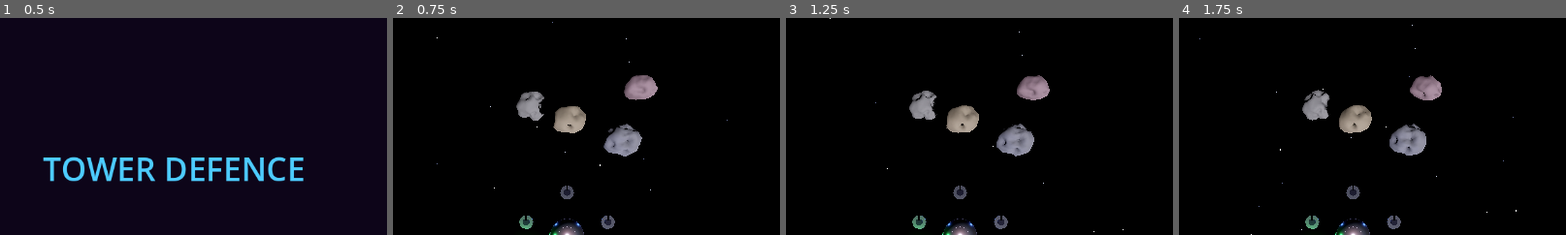
Above: before the commit, frames 1-4 (left to right).
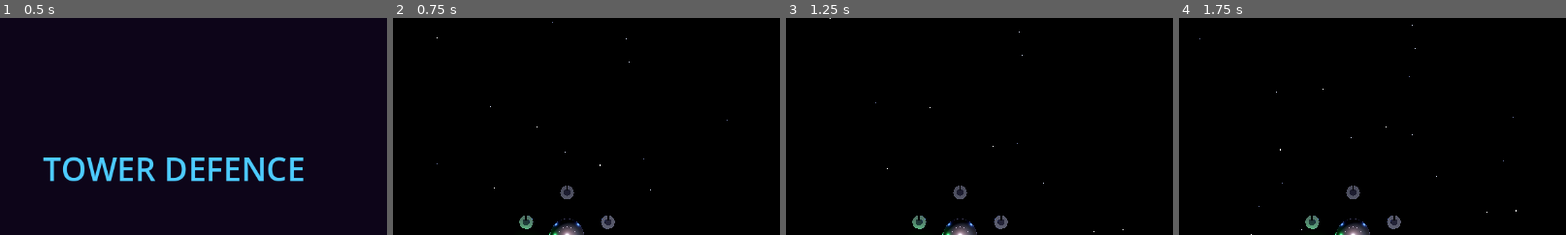
Above: after the commit, the same moments.

Repository: rgjhawkins/towerdefence
Game: Godot game, scene res://main_menu.tscn
Two runs of this game, one before a commit and one after it. Both use one fixed random seed, a clock stepped at 60 frames per second and the inputs below.
Inputs (mouse positions are % of the whole screen's width and height, from its top left):
- Up to frame 1 (0.5 s): no input
- Up to frame 2 (0.75 s): click "Start Game" at 0.5 s
- Up to frame 3 (1.25 s): no input
- Up to frame 4 (1.75 s): move the mouse to (72, 45) at 1.27 s; hold D from 1.28 s (still down); click (72, 45) at 1.42 s
The pictures show only the part of the screen within x 28-77%, y 0-50%; the shares and areas given below are measured in that part.

Frame 1 is identical in both runs. In frame 2, 3.4% of the frame differs, in the area x 31-69%, y 26-64%; in frame 3, 3.4%; in frame 4, 3.4%.
Error after the commit: Parse Error: Cannot infer the type of "entry" variable because the value doesn't have a set type. (res://asteroid_field.gd:40)

Commit message:
Add medium and small asteroid tiers, pick randomly from 90-variant pool
Generates 30 medium (radius 1.2) and 30 small (radius 0.6) asteroid GLBs
alongside the existing 30 large (radius 2.0). AsteroidField now builds a
flat pool of [path, radius] from all 90 variants and uses per-asteroid radii
for mesh scale, trimesh collision, hole marker placement, and non-overlap
separation checks.

Co-Authored-By: Claude Sonnet 4.6 <noreply@anthropic.com>

Diff:
--- a/asteroid_field.gd
+++ b/asteroid_field.gd
@@ -1,12 +1,13 @@
 class_name AsteroidField
 extends Node3D
 
-const ASTEROID_RADIUS  := 2.0
-const NUM_ASTEROIDS    := 5
-const NUM_HOLES        := 3
-const NUM_VARIANTS     := 30
-const CLUSTER_SPREAD   := 10.0   # Search radius around the cluster centre
-const MIN_SEPARATION   := ASTEROID_RADIUS * 2.8   # ~5.6 units — prevents visual overlap
+const NUM_ASTEROIDS  := 5
+const NUM_HOLES      := 3
+const CLUSTER_SPREAD := 10.0
+const CLUSTER_CENTRE := Vector3(0.0, 1.5, -18.0)
+
+# Full pool of [path, radius] — 30 large + 30 medium + 30 small = 90 variants
+var _pool: Array = []
 
 # Per-asteroid state
 var _bodies:        Array[StaticBody3D] = []
@@ -15,59 +16,69 @@
 var _hole_markers:  Array[Node3D]       = []
 var _holes_by_body: Dictionary          = {}  # StaticBody3D → Array[Node3D]
 
-const CLUSTER_CENTRE := Vector3(0.0, 1.5, -18.0)
-
 
 func _ready() -> void:
 	add_to_group("asteroid_fields")
+	_build_pool()
 	_spawn_cluster()
+
+
+func _build_pool() -> void:
+	for i in 30:
+		_pool.append(["res://assets/asteroids/asteroid_%02d.glb" % i,     2.0])
+	for i in 30:
+		_pool.append(["res://assets/asteroids/asteroid_med_%02d.glb" % i, 1.2])
+	for i in 30:
+		_pool.append(["res://assets/asteroids/asteroid_sml_%02d.glb" % i, 0.6])
 
 
 # ── Cluster spawning ──────────────────────────────────────────────────────────
 
 func _spawn_cluster() -> void:
-	var placed: Array[Vector3] = []
+	var placed: Array = []  # Array of {pos: Vector3, radius: float}
 	for _i in NUM_ASTEROIDS:
-		var pos := _pick_position(placed)
-		placed.append(pos)
-		_spawn_asteroid(pos)
+		var entry   := _pool[randi() % _pool.size()]
+		var path    := entry[0] as String
+		var radius  := entry[1] as float
+		var pos     := _pick_position(placed, radius)
+		placed.append({"pos": pos, "radius": radius})
+		_spawn_asteroid(pos, path, radius)
 
 
-func _pick_position(placed: Array[Vector3]) -> Vector3:
+func _pick_position(placed: Array, new_radius: float) -> Vector3:
 	for _attempt in 200:
 		var offset := Vector3(
 			randf_range(-CLUSTER_SPREAD, CLUSTER_SPREAD),
 			randf_range(-CLUSTER_SPREAD * 0.25, CLUSTER_SPREAD * 0.25),
 			randf_range(-CLUSTER_SPREAD, CLUSTER_SPREAD)
 		)
-		var pos := CLUSTER_CENTRE + offset
+		var pos   := CLUSTER_CENTRE + offset
 		var valid := true
 		for p in placed:
-			if pos.distance_to(p) < MIN_SEPARATION:
+			var min_dist: float = p["radius"] + new_radius + 0.8
+			if pos.distance_to(p["pos"]) < min_dist:
 				valid = false
 				break
 		if valid:
 			return pos
-	# Fallback: line them up if rejection sampling exhausts attempts
-	return CLUSTER_CENTRE + Vector3(placed.size() * MIN_SEPARATION, 0.0, 0.0)
+	# Fallback: offset along X so it's never truly on top of another
+	return CLUSTER_CENTRE + Vector3(placed.size() * (new_radius * 2.0 + 1.0), 0.0, 0.0)
 
 
-func _spawn_asteroid(pos: Vector3) -> void:
+func _spawn_asteroid(pos: Vector3, path: String, radius: float) -> void:
 	var body := StaticBody3D.new()
 	body.position = pos
 	body.add_to_group("asteroids")
-	body.set_meta("radius", ASTEROID_RADIUS)
+	body.set_meta("radius", radius)
 	add_child(body)
 	_bodies.append(body)
 
-	# Random mesh variant
-	var variant := randi() % NUM_VARIANTS
-	var scene: PackedScene = load("res://assets/asteroids/asteroid_%02d.glb" % variant)
+	var scene: PackedScene = load(path)
 	var mesh_inst := scene.instantiate() as Node3D
-	mesh_inst.scale = Vector3.ONE * ASTEROID_RADIUS
+	mesh_inst.scale = Vector3.ONE * radius
 	body.add_child(mesh_inst)
 
-	# Trimesh collision derived from the actual mesh
+	# Trimesh collision derived from the actual mesh, scaled to match
 	var col := CollisionShape3D.new()
 	var mi: MeshInstance3D = null
 	for child in mesh_inst.get_children():
@@ -78,28 +89,27 @@
 		var trimesh := mi.mesh.create_trimesh_shape() as ConcavePolygonShape3D
 		var faces := trimesh.get_faces()
 		for i in faces.size():
-			faces[i] *= ASTEROID_RADIUS
+			faces[i] *= radius
 		trimesh.set_faces(faces)
 		col.shape = trimesh
 	else:
 		var sphere := SphereShape3D.new()
-		sphere.radius = ASTEROID_RADIUS
+		sphere.radius = radius
 		col.shape = sphere
 	body.add_child(col)
 
-	# Each asteroid spins on a slightly different axis and speed
 	_rot_axes.append(Vector3(randf_range(-1.0, 1.0),
-							 randf_range(-1.0, 1.0),
-							 randf_range(-1.0, 1.0)).normalized())
+	                         randf_range(-1.0, 1.0),
+	                         randf_range(-1.0, 1.0)).normalized())
 	_rot_speeds.append(randf_range(0.25, 0.65))
 
 	_holes_by_body[body] = []
-	_create_holes(mesh_inst, body)
+	_create_holes(mesh_inst, body, radius)
 
 
 # ── Holes / spawn markers ─────────────────────────────────────────────────────
 
-func _create_holes(mesh_root: Node3D, body: StaticBody3D) -> void:
+func _create_holes(mesh_root: Node3D, body: StaticBody3D, radius: float) -> void:
 	for i in NUM_HOLES:
 		var angle     := (float(i) / NUM_HOLES) * TAU + randf_range(-0.2, 0.2)
 		var elevation := randf_range(-0.3, 0.3)
@@ -108,14 +118,14 @@
 			sin(elevation),
 			sin(angle) * cos(elevation)
 		).normalized()
-		var marker := _add_hole(mesh_root, dir)
+		var marker := _add_hole(mesh_root, dir, radius)
 		_hole_markers.append(marker)
 		_holes_by_body[body].append(marker)
 
 
-func _add_hole(mesh_root: Node3D, surface_dir: Vector3) -> Node3D:
-	var marker := Node3D.new()
-	marker.position = surface_dir * ASTEROID_RADIUS
+func _add_hole(mesh_root: Node3D, surface_dir: Vector3, radius: float) -> Node3D:
+	var marker    := Node3D.new()
+	marker.position = surface_dir * radius
 	var up        := surface_dir
 	var arbitrary := Vector3.FORWARD if abs(up.dot(Vector3.FORWARD)) < 0.9 else Vector3.RIGHT
 	var right     := up.cross(arbitrary).normalized()
Binary file added: assets/asteroids/asteroid_med_00.glb
Binary file added: assets/asteroids/asteroid_med_01.glb
Binary file added: assets/asteroids/asteroid_med_02.glb
Binary file added: assets/asteroids/asteroid_med_03.glb
Binary file added: assets/asteroids/asteroid_med_04.glb
Binary file added: assets/asteroids/asteroid_med_05.glb
Binary file added: assets/asteroids/asteroid_med_06.glb
Binary file added: assets/asteroids/asteroid_med_07.glb
Binary file added: assets/asteroids/asteroid_med_08.glb
Binary file added: assets/asteroids/asteroid_med_09.glb
Binary file added: assets/asteroids/asteroid_med_10.glb
Binary file added: assets/asteroids/asteroid_med_11.glb
(and 49 more such lines)
